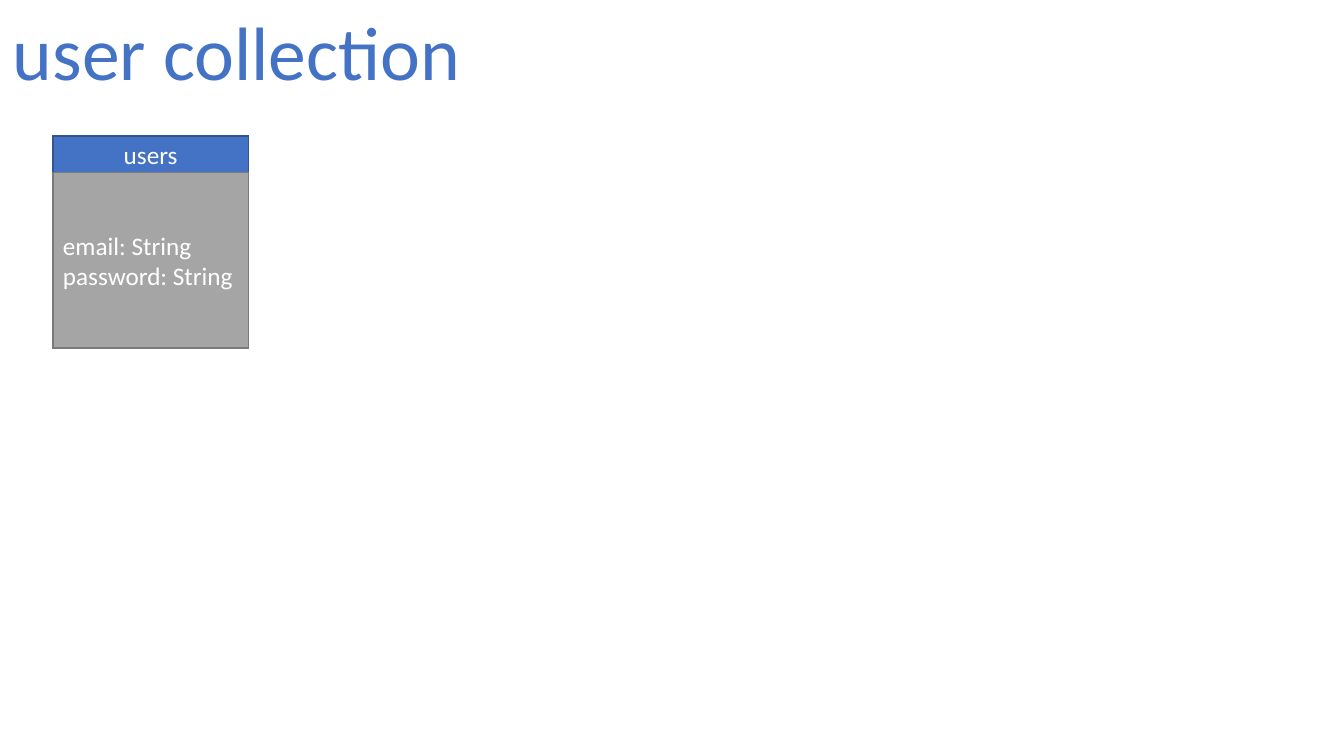
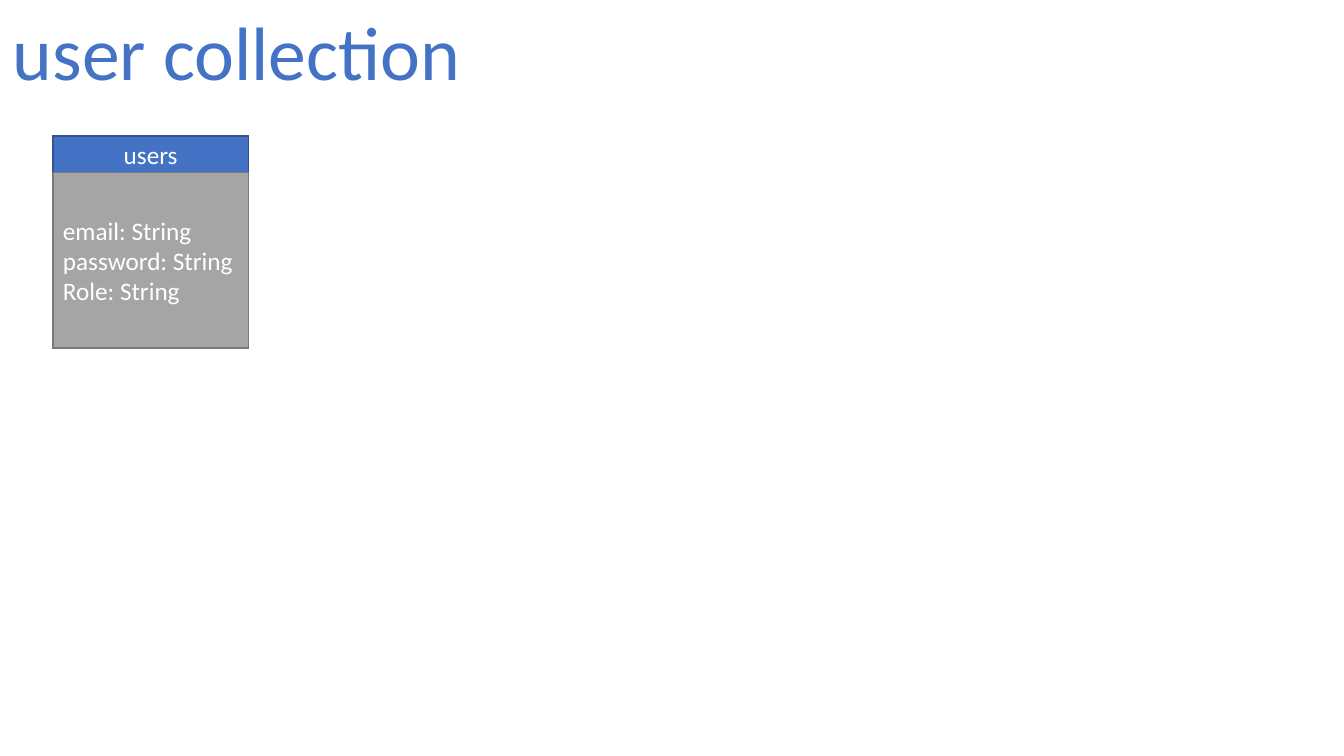
Before and after one commit to fxanhkhoa/School_Management_System, a slide deck: slide 2 of Documents/design/MongoDB/database overall.pptx. Drawn at 1344x756 pixels with LibreOffice and Linux fonts; fonts in the diff are those of the drawing. Boxes give left, top, right and bottom in pixels: in the first picture for what was removed or moved away, otherwise in the second. Text is boxed around its words. In the diff, an @@ line names an element or a change of style, - is before the commit and + after.

```diff
--- a/Documents/design/MongoDB/database overall.pptx
+++ b/Documents/design/MongoDB/database overall.pptx
@@ text in rectangle at box(63, 282, 180, 304): paragraph added @@
+Role: String
```
Also in this commit, not shown: 7 other files.
